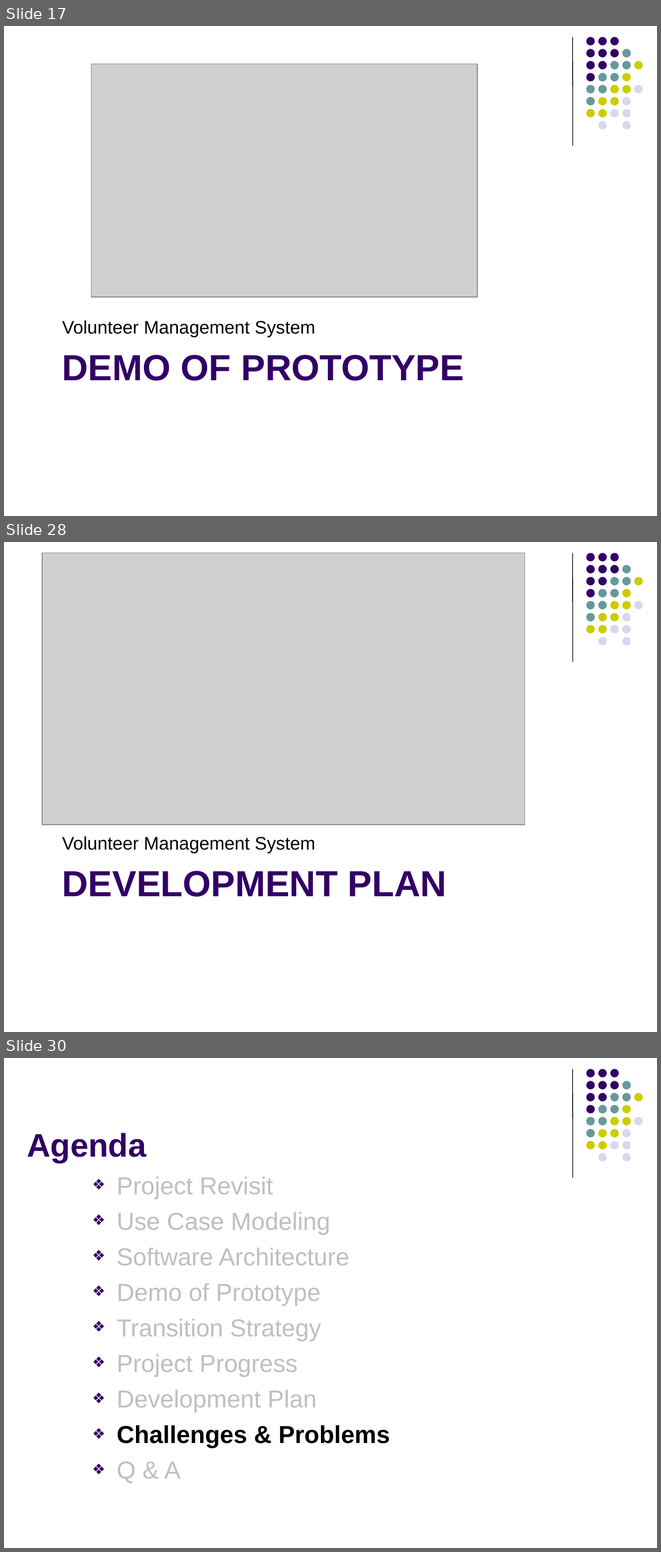
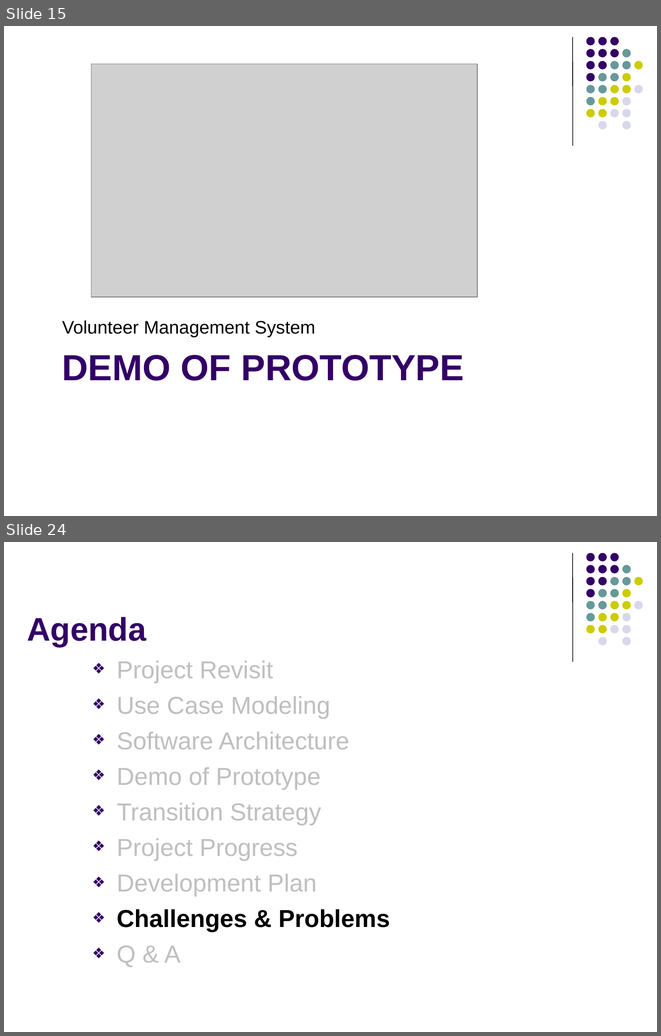
Before and after one commit to imireasa/mtech-se18-t08s, a slide deck: docs/W-9 Working Document/W-9.3 Presentation Slides/Phase 2/vms_presentation_2_v0.1.pptx. Shown one above the other, each under a label of ours: slides 17, 28 and 30 before the commit, slides 15 and 24 after it; the slides between them are not shown. The pictures are 661x1552 and 661x1036 pixels, drawn with LibreOffice and Linux fonts; fonts in the diff are those of the drawing; grey boxes stand for pictures. Boxes give left, top, right and bottom in pixels: in the first picture for what was removed or moved away, otherwise in the second. Text is boxed around its words. In the diff, an @@ line names an element or a change of style, - is before the commit and + after.

```diff
--- a/docs/W-9 Working Document/W-9.3 Presentation Slides/Phase 2/vms_presentation_2_v0.1.pptx
+++ b/docs/W-9 Working Document/W-9.3 Presentation Slides/Phase 2/vms_presentation_2_v0.1.pptx
@@ slide 28 removed at box(4, 542, 657, 1032), background #FFFFFF; not listed: 32 template elements that a slide beside it also shows @@
@@ picture removed at box(42, 553, 524, 824) @@
@@ text removed at box(62, 836, 315, 853) @@
-Volunteer Management System
@@ title removed at box(62, 871, 447, 897) @@
-DEVELOPMENT PLAN
@@ what was slide 17 is now slide 15 @@
@@ what was slide 30 is now slide 24 @@
```
Also in this commit, not shown: 9 slides changed, 1 slide added, 7 other slides removed, 2 other files.
